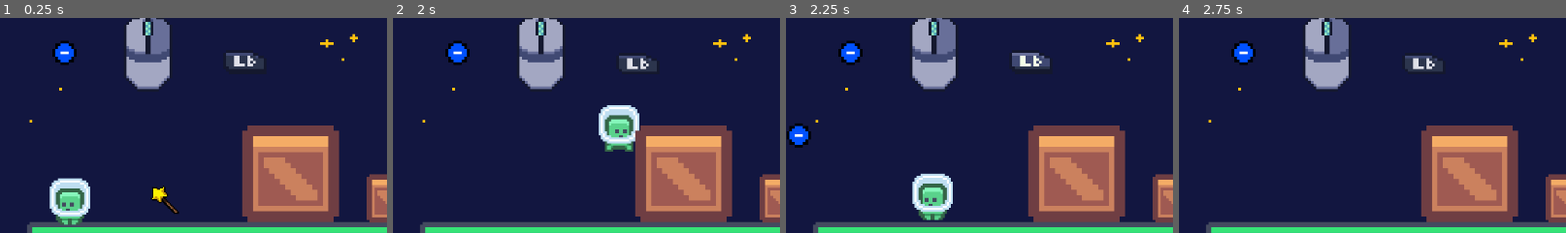
Above: before the commit, frames 1-4 (left to right).
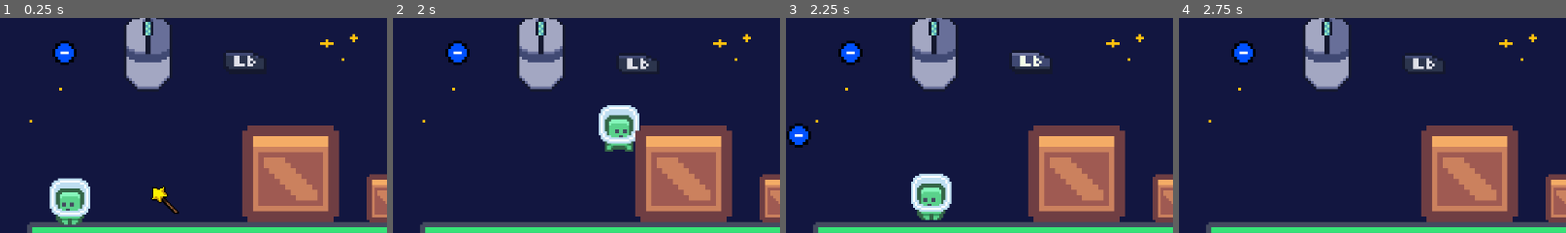
Above: after the commit, the same moments.

Repository: E-Be/GMTK_GJ2024
Game: Godot game, scene res://scenes/levels/level4.tscn
The game is run twice, just before and just after one commit, with the same random seed, the same clock (stepped at 60 frames per second) and the same inputs. This scene is started directly instead of the project's main scene.
Inputs (mouse positions are % of the whole screen's width and height, from its top left):
- Up to frame 1 (0.25 s): no input
- Up to frame 2 (2 s): move the mouse to (72, 44) at 0.52 s; hold D (move_right) from 0.53 s (still down); tap S (look_down) at 0.6 s; tap Space (jump) at 0.77, 1.52 s; move the mouse to (30, 54) at 1.27 s; tap W (look_up) at 1.35 s
- Up to frame 3 (2.25 s): move the mouse to (60, 27) at 2.02 s; release D (move_right) at 2.03 s; hold A (move_left) from 2.03 s (still down); hold Right mouse button (shoot_minus) from 2.03 s (still down)
- Up to frame 4 (2.75 s): keep holding A (move_left); keep holding Right mouse button (shoot_minus)
The pictures show only the part of the screen within x 0-50%, y 34-84%; the shares and areas given below are measured in that part.

Frames 1-2 are identical in both runs. In frame 3, 0.8% of the frame differs, in the area x 32-44%, y 72-95%; in frame 4, nothing differs.

Commit message:
Projectile fix

Diff:
--- a/scenes/projectile.tscn
+++ b/scenes/projectile.tscn
@@ -5,7 +5,7 @@
 [ext_resource type="Texture2D" uid="uid://c06att8836big" path="res://sprites/Projectiles/minus.png" id="2_uquka"]
 
 [sub_resource type="CircleShape2D" id="CircleShape2D_ata55"]
-radius = 4.12311
+radius = 2.0
 
 [sub_resource type="CircleShape2D" id="CircleShape2D_71ys3"]
 radius = 5.0
Not shown, added: export_presets.cfg
